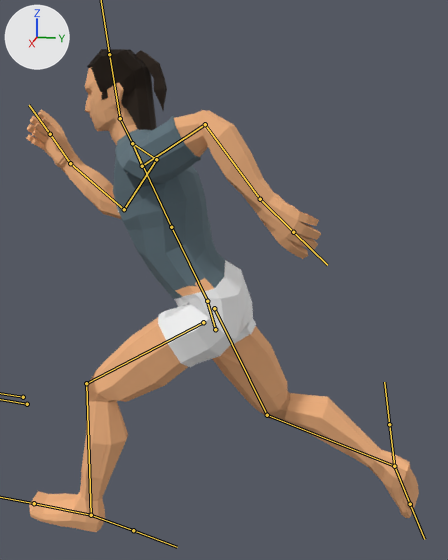
A saved change to the FBX model Assets/Rigs/HumanRig.fbx.
Rendered twice from a 50 mm lens placed at (2.01, 0.43, 1.54), pointed at (0.0, 0.03, 1.03). The lights are fixed; the arrows at upper left show +X, +Y and +Z. Both versions are drawn at frame 19 of the action 'Rig|Run'; the numbers are the values there. The bones that bend it are drawn over the model as lines.

The first picture shows 'FemBase', 'FemHair2', 'MascBase', 'MascHair1', 'MascHair2', 'MascTShirt'.
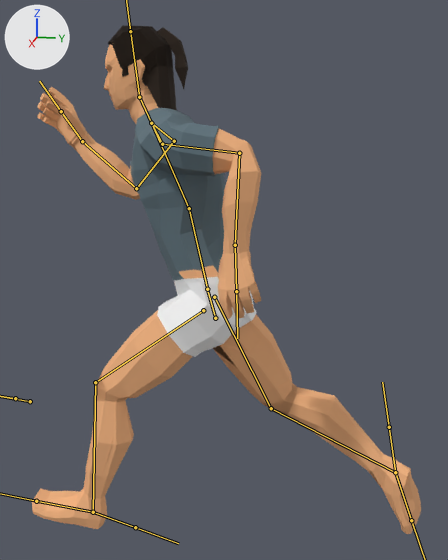
Pixel boxes (x1, y1, x2, y2) of what changed, in the pictures (448 x 560 px):
'MascBase', posed: before (26, 67, 419, 532); after (32, 44, 421, 534)
'FemBase', posed: before (31, 69, 418, 529); after (42, 47, 420, 529)
'MascTShirt', posed (15% narrower): before (113, 116, 225, 299); after (130, 108, 225, 280)
'MascHair2', posed: before (122, 89, 157, 130); after (108, 25, 177, 110)
'FemHair2', posed: before (91, 50, 167, 111); after (111, 27, 188, 89)
'MascHair1', posed: before (87, 49, 152, 108); after (142, 72, 148, 86)
bone 'Root', root to tip: before (215, 329) to (207, 302); after (215, 318) to (207, 290)
bone 'Spine1', root to tip: before (207, 301) to (171, 227); after (207, 289) to (189, 208)
bone 'Spine2', root to tip: before (171, 227) to (132, 143); after (189, 208) to (151, 123)
bone 'UpperArm.L', root to tip: before (142, 166) to (205, 124); after (162, 144) to (239, 153)
bone 'LowerArm.L', root to tip: before (205, 124) to (260, 199); after (239, 153) to (235, 245)
bone 'Hand.L', root to tip: before (260, 199) to (293, 232); after (235, 245) to (236, 291)
bone 'UpperArm.R', root to tip: before (156, 159) to (124, 209); after (174, 141) to (136, 188)
bone 'LowerArm.R', root to tip: before (124, 209) to (70, 163); after (136, 188) to (82, 141)
bone 'Hand.R', root to tip: before (70, 163) to (50, 134); after (82, 141) to (61, 111)
bone 'UpperLeg.L', root to tip: before (203, 322) to (86, 383); after (203, 310) to (95, 382)
bone 'LowerLeg.L', root to tip: before (86, 383) to (91, 515); after (95, 382) to (93, 512)
bone 'Foot.L', root to tip: before (91, 515) to (34, 503); after (93, 512) to (36, 501)
bone 'UpperLeg.R', root to tip: before (214, 308) to (267, 415); after (214, 297) to (271, 408)
bone 'LowerLeg.R', root to tip: before (267, 415) to (394, 466); after (271, 408) to (395, 472)
bone 'Foot.R', root to tip: before (394, 466) to (410, 504); after (395, 472) to (411, 520)

The change in detail:
Bone 'Root' (bone_root) moves from (0.0, -0.113, 0.031) to (0.0, -0.073, 0.02).
Bone 'Spine1' (bone_spine1) turns from (27, 0, 0) to (14, 0, 0) degrees about its own x, y and z.
Bone 'Spine2' (bone_spine2) turns from (3, 10, -4) to (16, 11, -2) degrees about its own x, y and z.
Bone 'UpperArm.L' (bone_upperarm_l) turns from (-83, 17, -33) to (-46, 12, -27) degrees about its own x, y and z.
Bone 'LowerArm.L' (bone_lowerarm_l) turns from (61, -9, -3) to (63, -12, -3) degrees about its own x, y and z.
Bone 'Hand.L' (bone_hand_l) turns from (-3, 1, 0) to (2, 0, 4) degrees about its own x, y and z.
Bone 'UpperArm.R' (bone_upperarm_r) turns from (73, 6, 35) to (77, 7, 35) degrees about its own x, y and z.
Bone 'LowerArm.R' (bone_lowerarm_r) turns from (71, 11, 4) to (66, 9, 2) degrees about its own x, y and z.
Bone 'Hand.R' (bone_hand_r) turns from (20, 4, 0) to (21, 1, 1) degrees about its own x, y and z.
Bone 'UpperLeg.L' (bone_upperleg_l) turns from (60, -1, 5) to (54, 1, 4) degrees about its own x, y and z.
Bone 'LowerLeg.L' (bone_lowerleg_l) turns from (-47, -3, -7) to (-38, -2, -6) degrees about its own x, y and z.
Bone 'Foot.L' (bone_foot_l) turns from (4, 2, 0) to (1, 3, 0) degrees about its own x, y and z.
Bone 'UpperLeg.R' (bone_upperleg_r) turns from (-26, -19, 6) to (-28, -19, 12) degrees about its own x, y and z.
Bone 'LowerLeg.R' (bone_lowerleg_r) turns from (-31, 4, 16) to (-23, 2, 13) degrees about its own x, y and z.
Bone 'Foot.R' (bone_foot_r) turns from (-49, 13, -25) to (-54, 19, -22) degrees about its own x, y and z.
